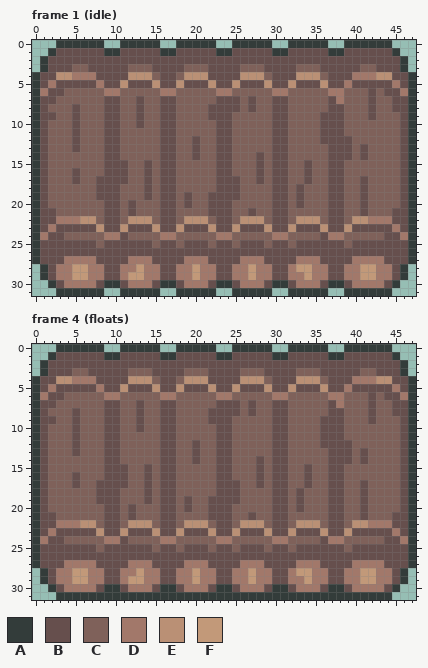
Two states of a pixel-art file, src/main/resources/sprites/worldobjects/raft.aseprite. Above: the version before the commit.
48x32 pixels, 9 frames. Shown: frame 1 (idle), frame 4 (floats). The commit also changed other frames, which this record leaves out.
Palette (. is transparent): A #333c3a  B #664f4d  C #7f615a  D #a2786a  E #ba9075  F #c29979
Once edited:
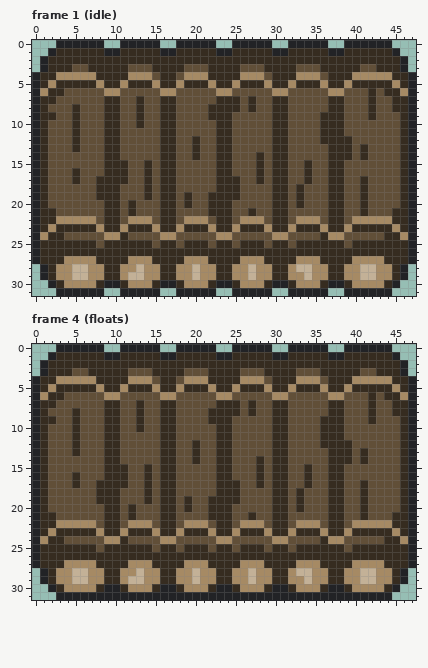
Difference:
@@ palette @@
-A #333c3a
+A #222326
-B #664f4d
+B #362c20
-C #7f615a
+C #614f38
-D #a2786a
+D #a68a64
-F #c29979
+F #c3b197
--- frame 1 (idle)
@@ x 0..47 @@
  3 .ABBBCCBBBBBCCCBBBBCCCBBBBCCCBBBBCCCBBBBBCCBBBA.
- 4 ABBEEDDDBBBBEEECBBCEEEBBBBEEECBBBEEECBBBDDDEEBBA
- 5 ABDBBBBBDBBEBBBEBBEBBBEBBEBBBEBBEBBBEBBDBBBBBDBA
+ 4 ABBDDDDDBBBBDDDCBBCDDDBBBBDDDCBBBDDDCBBBDDDDDBBA
+ 5 ABDBBBBBDBBDBBBDBBDBBBDBBDBBBDBBDBBBDBBDBBBBBDBA
  6 ADBBCCCCCDDCCCCCDDCCCCCDDCCCCCDDCCCCCDDCCCBCBBDA
- 7 ABBCCCCCCBBCCBCCBBCCCCCBBBCBCCBBCCCCCBDCCCBCCBBA
+ 7 ABBCCCCCCBBCCBCCBBCCCCCBBBCBCCBBCCCCCBBCCCBCCBBA
  8 ABCCCBCCCBBCCBCCBBCCCCBBBBCBCCBBCCCCCBBCCCBCCBBA
@@ x 0..47 @@
 21 ABBCCCCCCBBCBCCCBBCCCCBBBCCBCCBBCCCCCBBCCBCCCBBA
-22 ABBDDDEECBBCEEECBBCEEECBBCEEECBBCEEECBBCEEDDDBBA
-23 ABDBBBBBEBBEBBBEBBEBBBEBBEBBBEBBEBBBEBBEBBBBBDBA
+22 ABBDDDDDCBBCDDDCBBCDDDCBBCDDDCBBCDDDCBBCDDDDDBBA
+23 ABDBBBBBDBBDBBBDBBDBBBDBBDBBBDBBDBBBDBBDBBBBBDBA
 24 ADBBCCCCCDDBCCCCDDCCCCCDDCCCCCDDCCCCBDDCCCCCBBDA
--- frame 4 (floats): the same change as frame 1 (idle)
Boxes around the changes in both pictures, in picture pixels (x1, y1, x2, y2):
changed: (32, 40, 416, 296)
changed: (32, 344, 416, 600)
